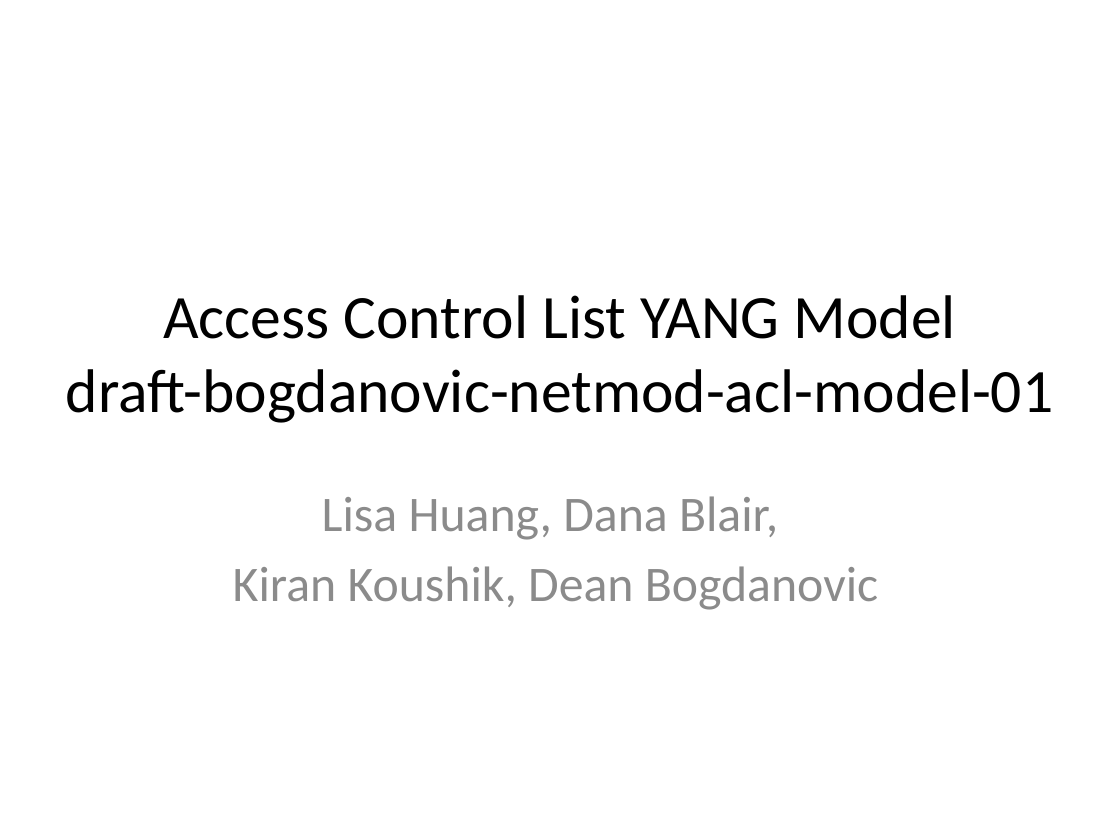
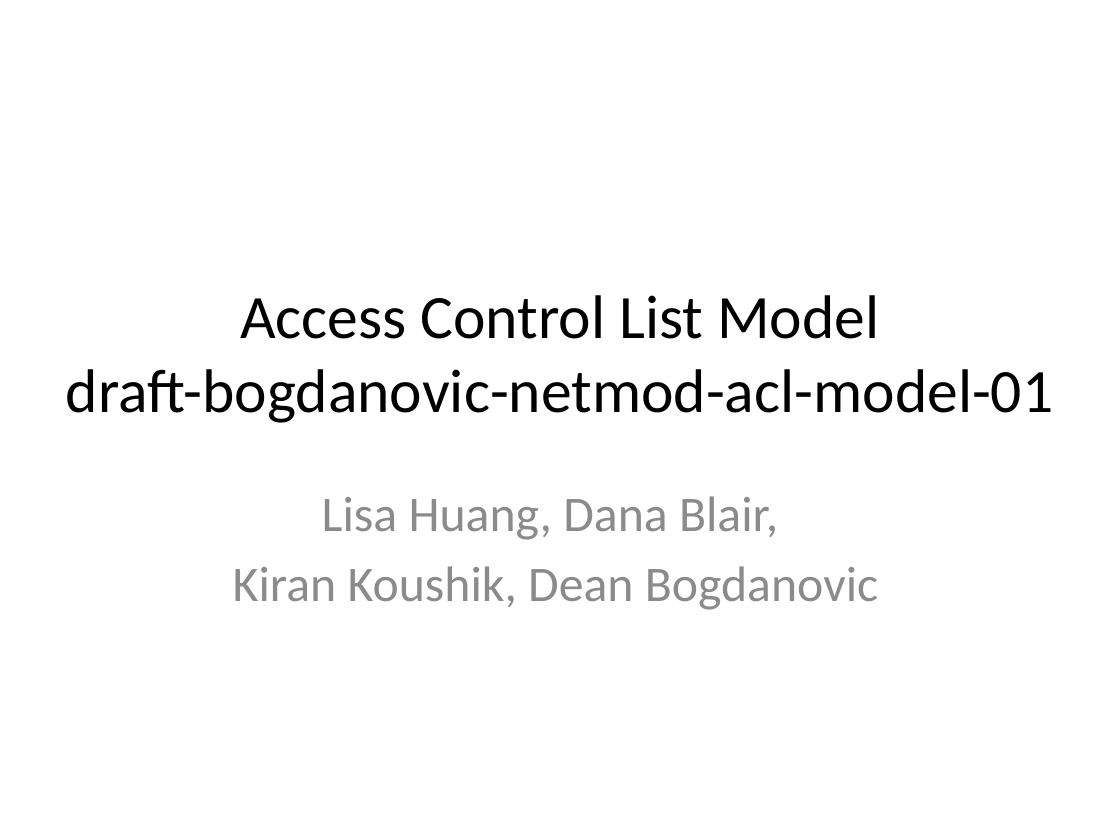
Before and after one commit to YangModels/yang, a slide deck: slide 1 of experimental/ietf/ietf90 acl draft.pptx. Drawn at 1120x840 pixels with LibreOffice and Linux fonts; fonts in the diff are those of the drawing. Boxes give left, top, right and bottom in pixels: in the first picture for what was removed or moved away, otherwise in the second. Text is boxed around its words. In the diff, an @@ line names an element or a change of style, - is before the commit and + after.

```diff
--- a/experimental/ietf/ietf90 acl draft.pptx
+++ b/experimental/ietf/ietf90 acl draft.pptx
@@ title at bbox=[66, 295, 1053, 423]: text changed @@
-Access Control List YANG Model
-draft-bogdanovic-netmod-acl-model-01
+Access Control List Model
+draft-bogdanovic-netmod-acl-model-01
```
Also in this commit, not shown: 2 other slides changed, 1 slide added, 1 slide removed.
